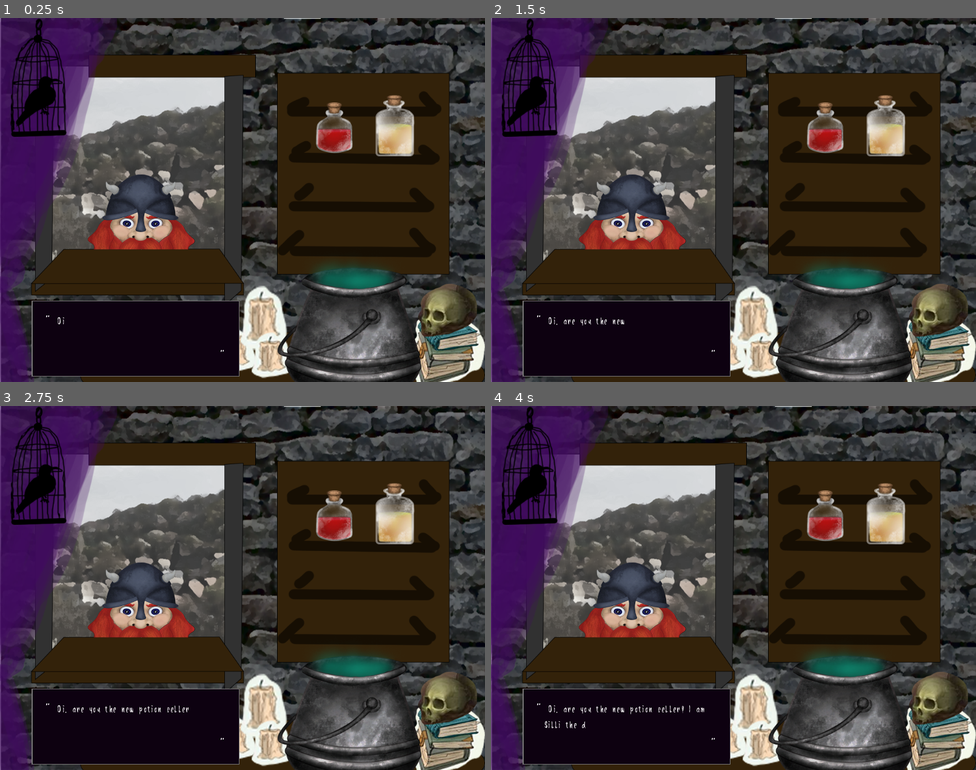
Above: before the commit, frames 1-4 (two rows, left to right).
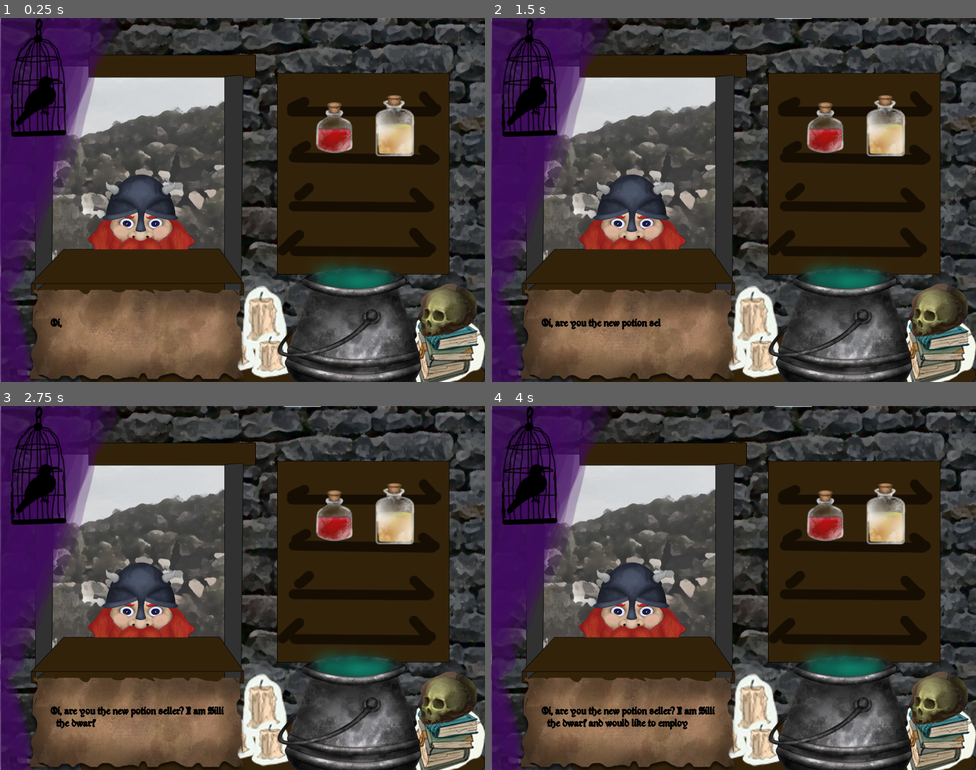
Above: after the commit, the same moments.

Repository: RobinRenggli/godotwildjam43
Game: Godot game, scene res://MainScene/MainScene.tscn
The game is run twice, just before and just after one commit, with the same random seed, the same clock (stepped at 60 frames per second) and the same inputs. The engine's default icon, where the game draws it, is replaced by a stand-in: a white triangle on a blue panel in a dark square.
Inputs (mouse positions are in pixels of both pictures, inside the frame that each line leads up to):
- Up to frame 1 (0.25 s): no input
- Up to frame 2 (1.5 s): move the mouse to (840, 181) at 0.52 s; move the mouse to (636, 218) at 1.27 s
- Up to frame 3 (2.75 s): move the mouse to (291, 507) at 2.02 s
- Up to frame 4 (4 s): move the mouse to (709, 660) at 2.77 s; move the mouse to (879, 642) at 3.52 s

The runs differ from the first frame. In frame 1, 10% of the frame differs, in the area x 6-51%, y 74-100%; in frame 2, 10%; in frame 3, 9.9%; in frame 4, 9.8%.

Commit message:
added font and textbox

Diff:
--- a/GodotProject/Adventures/Encounters/Goblin.gd
+++ b/GodotProject/Adventures/Encounters/Goblin.gd
@@ -13,7 +13,7 @@
 	if (hero.stats["strength"] >= 2):
 		summary += "I defeated a goblin."
 		outcome = OUTCOME.success
-	elif (hero.stats["health"] < 2):
+	elif (hero.stats["health"] < 2 and hero.stats["speed"] < 3):
 		summary += "Died fighting a goblin."
 		outcome = OUTCOME.death
 	else:
--- a/GodotProject/Assets/Fonts/FontTextBox24.tres
+++ /dev/null
@@ -1,10 +0,0 @@
-[gd_resource type="DynamicFont" load_steps=2 format=2]
-
-[ext_resource path="res://Assets/Fonts/Alineatypeface-eldx.ttf" type="DynamicFontData" id=1]
-
-[resource]
-size = 20
-extra_spacing_top = 5
-extra_spacing_bottom = 5
-extra_spacing_char = 3
-font_data = ExtResource( 1 )
--- /dev/null
+++ b/GodotProject/Assets/Fonts/boert.tres
@@ -0,0 +1,8 @@
+[gd_resource type="DynamicFont" load_steps=2 format=2]
+
+[ext_resource path="res://Assets/Fonts/BOERT___.ttf" type="DynamicFontData" id=1]
+
+[resource]
+size = 20
+outline_size = 1
+font_data = ExtResource( 1 )
--- a/GodotProject/MainScene/MainScene.tscn
+++ b/GodotProject/MainScene/MainScene.tscn
@@ -1,19 +1,13 @@
-[gd_scene load_steps=11 format=2]
+[gd_scene load_steps=9 format=2]
 
 [ext_resource path="res://PotionMixing/PotionMixingUI.tscn" type="PackedScene" id=1]
 [ext_resource path="res://Heroes/Dwarf.tscn" type="PackedScene" id=2]
 [ext_resource path="res://MainScene/BGPlaceholder.png" type="Texture" id=3]
 [ext_resource path="res://MainScene/MainScene.gd" type="Script" id=4]
-[ext_resource path="res://Assets/Fonts/FontTextBox24.tres" type="DynamicFont" id=5]
+[ext_resource path="res://Assets/Fonts/boert.tres" type="DynamicFont" id=5]
 [ext_resource path="res://UIElements/Textbox.gd" type="Script" id=6]
-[ext_resource path="res://Assets/Styles/TextBox.tres" type="StyleBox" id=7]
-[ext_resource path="res://Assets/Fonts/Alineatypeface-eldx.ttf" type="DynamicFontData" id=8]
+[ext_resource path="res://Assets/Textbox.png" type="Texture" id=7]
 [ext_resource path="res://AudioController.tscn" type="PackedScene" id=9]
-
-[sub_resource type="DynamicFont" id=1]
-size = 28
-extra_spacing_char = 2
-font_data = ExtResource( 8 )
 
 [node name="MainScene" type="Node2D"]
 script = ExtResource( 4 )
@@ -64,69 +58,41 @@
 anchor_top = 1.0
 anchor_right = 1.0
 anchor_bottom = 1.0
-margin_left = 67.0
-margin_top = -172.0
-margin_right = -518.0
-margin_bottom = -11.0
+margin_left = 39.0
+margin_top = -283.0
+margin_right = -485.0
+margin_bottom = 92.0
 __meta__ = {
 "_edit_use_anchors_": false
 }
 
-[node name="Panel" type="Panel" parent="TextBox/TextBoxContainer"]
+[node name="Panel" type="TextureRect" parent="TextBox/TextBoxContainer"]
 use_parent_material = true
-margin_right = 439.0
-margin_bottom = 161.0
-custom_styles/panel = ExtResource( 7 )
+margin_right = 500.0
+margin_bottom = 375.0
+texture = ExtResource( 7 )
 
 [node name="MarginContainer" type="MarginContainer" parent="TextBox/TextBoxContainer"]
-margin_right = 439.0
-margin_bottom = 161.0
-custom_constants/margin_right = 30
+margin_right = 500.0
+margin_bottom = 375.0
+custom_constants/margin_right = 64
 custom_constants/margin_top = 30
-custom_constants/margin_left = 30
+custom_constants/margin_left = 64
 custom_constants/margin_bottom = 30
 
-[node name="Panel" type="Panel" parent="TextBox/TextBoxContainer/MarginContainer"]
-visible = false
-margin_left = 30.0
+[node name="LabelText" type="Label" parent="TextBox/TextBoxContainer/MarginContainer"]
+modulate = Color( 0, 0, 0, 1 )
+margin_left = 64.0
 margin_top = 30.0
-margin_right = 409.0
-margin_bottom = 131.0
-
-[node name="HBoxContainer" type="HBoxContainer" parent="TextBox/TextBoxContainer/MarginContainer"]
-margin_left = 30.0
-margin_top = 30.0
-margin_right = 409.0
-margin_bottom = 131.0
-
-[node name="StartSymbol" type="Label" parent="TextBox/TextBoxContainer/MarginContainer/HBoxContainer"]
-margin_right = 10.0
-margin_bottom = 28.0
-rect_min_size = Vector2( 10, 0 )
-size_flags_vertical = 0
-custom_fonts/font = SubResource( 1 )
-text = "\""
-
-[node name="LabelText" type="Label" parent="TextBox/TextBoxContainer/MarginContainer/HBoxContainer"]
-margin_left = 14.0
-margin_right = 365.0
-margin_bottom = 101.0
+margin_right = 436.0
+margin_bottom = 345.0
 size_flags_horizontal = 3
 size_flags_vertical = 3
 custom_fonts/font = ExtResource( 5 )
 text = "Where am I? What was I doing? I only remember an eerie feeling... "
 align = 1
+valign = 1
 autowrap = true
-
-[node name="EndSymbol" type="Label" parent="TextBox/TextBoxContainer/MarginContainer/HBoxContainer"]
-margin_left = 369.0
-margin_top = 73.0
-margin_right = 379.0
-margin_bottom = 101.0
-rect_min_size = Vector2( 10, 0 )
-size_flags_vertical = 8
-custom_fonts/font = SubResource( 1 )
-text = "\""
 
 [node name="Tween" type="Tween" parent="TextBox"]
 
--- a/GodotProject/PotionMixing/Potions/PotionTemplate.tscn
+++ b/GodotProject/PotionMixing/Potions/PotionTemplate.tscn
@@ -1,8 +1,13 @@
-[gd_scene load_steps=4 format=2]
+[gd_scene load_steps=6 format=2]
 
 [ext_resource path="res://PotionMixing/Potions/RedPotion.png" type="Texture" id=1]
 [ext_resource path="res://PotionMixing/Potions/Potion.gd" type="Script" id=2]
 [ext_resource path="res://Assets/Textbox.png" type="Texture" id=3]
+[ext_resource path="res://Assets/Fonts/BOERT___.ttf" type="DynamicFontData" id=4]
+
+[sub_resource type="DynamicFont" id=1]
+outline_size = 1
+font_data = ExtResource( 4 )
 
 [node name="Potion" type="TextureRect"]
 margin_right = 150.0
@@ -30,6 +35,7 @@
 modulate = Color( 0, 0, 0, 1 )
 margin_right = 142.0
 margin_bottom = 102.0
+custom_fonts/font = SubResource( 1 )
 align = 1
 valign = 1
 __meta__ = {
--- a/GodotProject/PotionMixing/Potions/SnakeExtract.tscn
+++ b/GodotProject/PotionMixing/Potions/SnakeExtract.tscn
@@ -4,7 +4,6 @@
 [ext_resource path="res://PotionMixing/Potions/YellowPotion.png" type="Texture" id=2]
 
 [node name="Snake Extract" instance=ExtResource( 1 )]
-hint_tooltip = "Snake Extract"
 texture = ExtResource( 2 )
 potion_name = "Snake Extract"
 effects = {
--- a/GodotProject/UIElements/Textbox.gd
+++ b/GodotProject/UIElements/Textbox.gd
@@ -2,12 +2,10 @@
 
 export var PAUSE_PREFIX = "!PAUSE_FOR_"
 
-var char_read_rate = 0.08
+var char_read_rate = 0.05
 
 onready var textbox_container = $TextBoxContainer
-onready var start_symbol = $TextBoxContainer/MarginContainer/HBoxContainer/StartSymbol
-onready var end_symbol = $TextBoxContainer/MarginContainer/HBoxContainer/EndSymbol
-onready var label_text = $TextBoxContainer/MarginContainer/HBoxContainer/LabelText
+onready var label_text = $TextBoxContainer/MarginContainer/LabelText
 
 var current_state = State.READY
 var text_queue = []
@@ -38,8 +36,6 @@
 	text_queue.clear()
 
 func hide_textbox():
-	start_symbol.text = ""
-	end_symbol.text = ""
 	label_text.text = ""
 	textbox_container.hide()
 
@@ -52,30 +48,22 @@
 
 	next_text = text_queue.pop_front()
 
-	if next_text.begins_with(PAUSE_PREFIX):
-		pause_time = float(next_text.lstrip(PAUSE_PREFIX))
-		yield(get_tree().create_timer(pause_time), "timeout")
-	else:
-		get_tree().paused = true
+	read_time = len(next_text) * char_read_rate
+	label_text.text = next_text
+	label_text.percent_visible = 0.0
+	textbox_container.show()
 
-		read_time = len(next_text) * char_read_rate
-		label_text.text = next_text
-		label_text.percent_visible = 0.0
-		textbox_container.show()
+	# fade in text
+	$Tween.interpolate_property(label_text, "percent_visible", 0.0, 1.0, read_time, Tween.TRANS_LINEAR, Tween.EASE_IN_OUT)
+	$Tween.start()
+	yield(get_tree().create_timer(read_time + 1), "timeout")
+	$Tween.remove_all()
 
-		# fade in text
-		$Tween.interpolate_property(label_text, "percent_visible", 0.0, 1.0, read_time, Tween.TRANS_LINEAR, Tween.EASE_IN_OUT)
-		$Tween.start()
-		yield(get_tree().create_timer(read_time + 1), "timeout")
-		$Tween.remove_all()
-
-		# fade out text
-		$Tween.interpolate_property(label_text, "modulate:a", 1.0, 0.0, 0.8, Tween.TRANS_LINEAR, Tween.EASE_IN_OUT)
-		$Tween.interpolate_property(textbox_container, "modulate:a", 1.0, 0.0, 0.8, Tween.TRANS_LINEAR, Tween.EASE_IN_OUT)
-		$Tween.start()
-		yield(get_tree().create_timer(1.5), "timeout")
-
-		get_tree().paused = false
+	# fade out text
+	$Tween.interpolate_property(label_text, "modulate:a", 1.0, 0.0, 0.8, Tween.TRANS_LINEAR, Tween.EASE_IN_OUT)
+	$Tween.interpolate_property(textbox_container, "modulate:a", 1.0, 0.0, 0.8, Tween.TRANS_LINEAR, Tween.EASE_IN_OUT)
+	$Tween.start()
+	yield(get_tree().create_timer(1.5), "timeout")
 
 	# clean up
 	label_text.modulate.a = 1.0
Binary file removed: GodotProject/Assets/Fonts/Alineatypeface-eldx.ttf
Binary file added: GodotProject/Assets/Fonts/BOERT___.ttf
